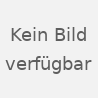
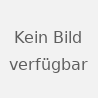
Before/after of a 98x98 layered artwork. What changed in the layer stack:
painted on "verfügbar" over [5, 56, 92, 74]
painted on "Kein Bild" over [11, 27, 86, 43]
